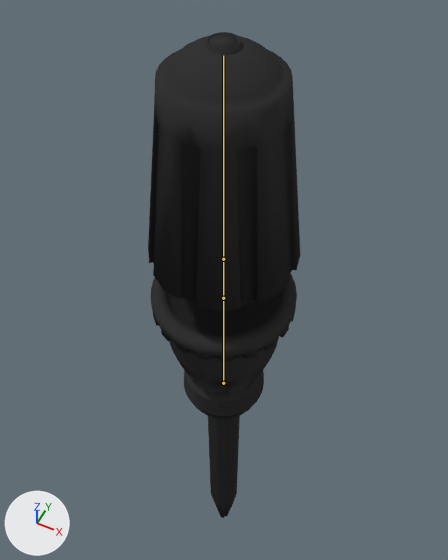
One commit to the Blender file OpenGLProj/resources/models/thumper_dune/Thumper.blend: the scene before it, then after it.
Camera for both pictures: a 50 mm lens placed at (0.193, -0.385, 0.63), pointed at (-0.041, 0.082, 0.047). The lights are fixed; the arrows at lower left show +X, +Y and +Z. The bones that bend it are drawn over the model as lines.

Objects in the first picture: 'Thumper'.
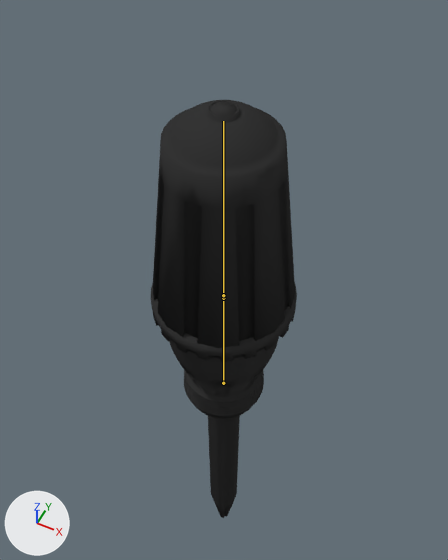
The newer file adds an action. The first version stands in its rest pose; the second is drawn at frame 60 of the action 'activate'.

What differs and where, as boxes (x1, y1, x2, y2) in the pictures (448 x 560 px):
```json
{"object": "Thumper", "change": "posed", "before": [148, 32, 300, 518], "after": [151, 100, 297, 518], "on screen": "14% shorter"}
{"bone": "Mid", "before": "(223, 298) to (223, 259)", "after": "(223, 298) to (223, 295)"}
```

The change, as JSON lines over the scene's bpy script:
```json
{"block": "bone_mid", "where": "bone_mid = bpy.data.objects['Armature'].pose.bones['Mid']  # child of 'Base'"}
{"op": "set", "path": "bone_mid.rotation_quaternion", "old": "(1.0, 0.0, 0.0, 0.0)", "new": "(0.0, 0.0, 1.0, 0.0)", "note": "degrees (0, 0, 0) -> degrees (0, 180, 0)"}
{"op": "set", "path": "bone_mid.scale", "old": "(1.0, 1.0, 1.0)", "new": "(1.0, 0.06, 1.0)"}
```
